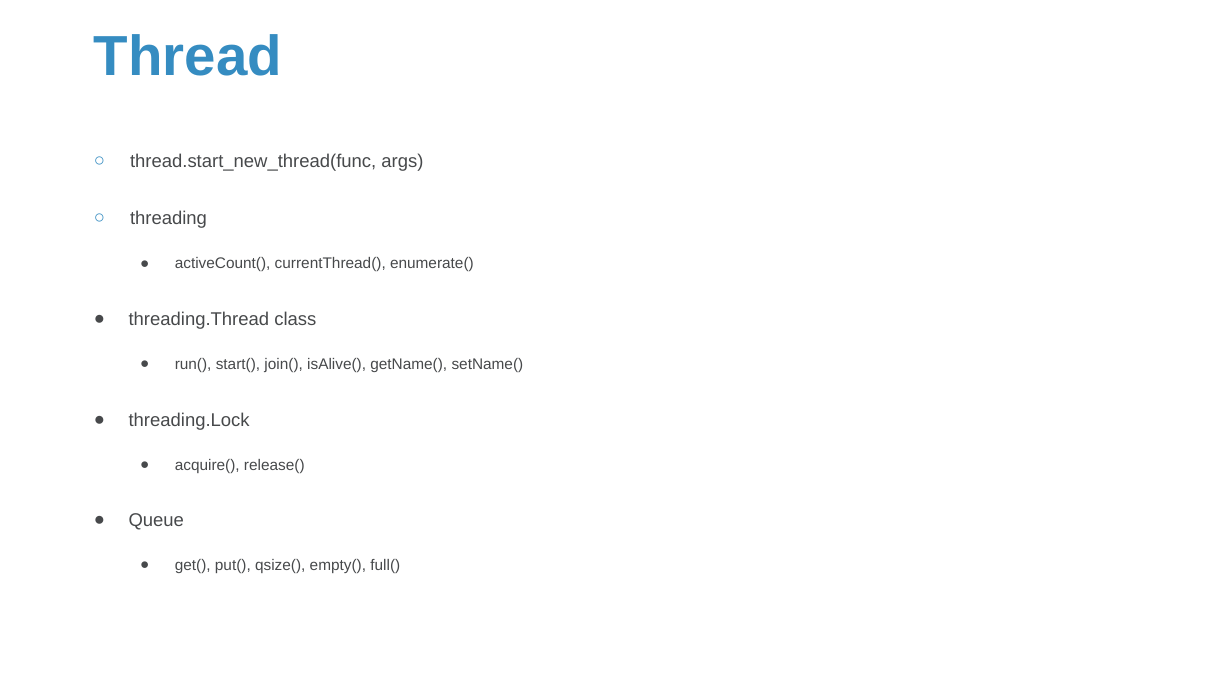
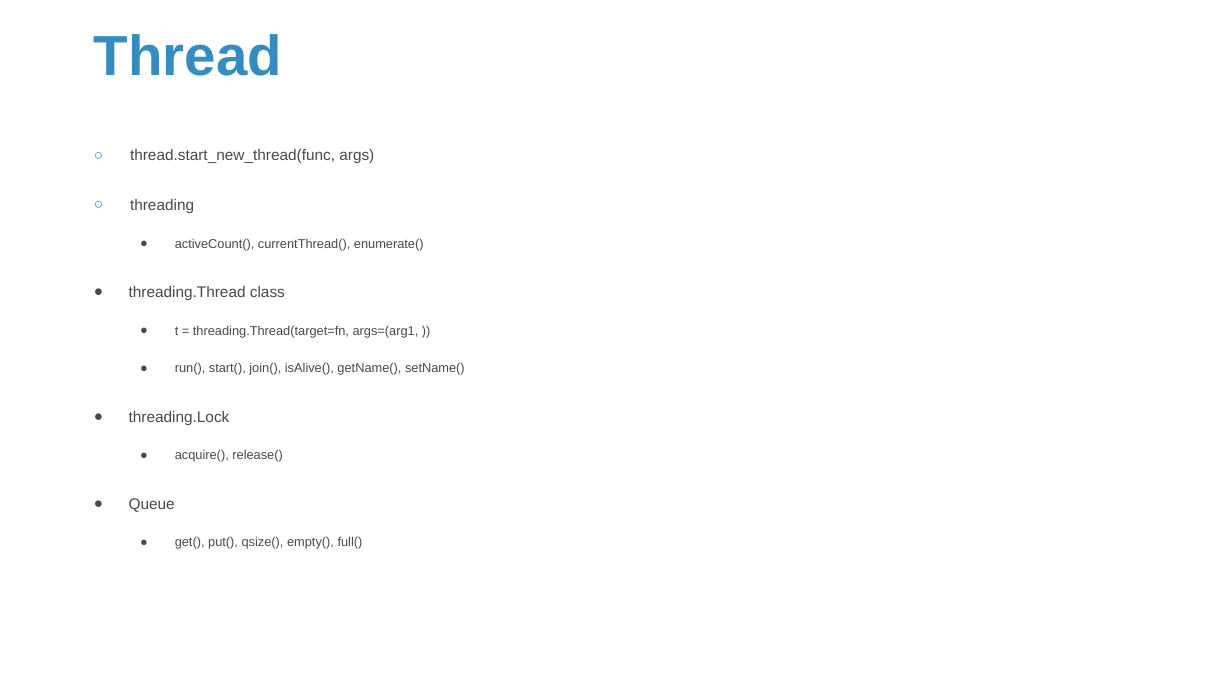
Before and after one commit to Sparks-Lu/TechNotes, a slide deck: slide 17 of Python/Python-Notes.pptx. Drawn at 1232x693 pixels with LibreOffice and Linux fonts; fonts in the diff are those of the drawing; background and template pictures are left out. Boxes give left, top, right and bottom in pixels: in the first picture for what was removed or moved away, otherwise in the second. Text is boxed around its words. In the diff, an @@ line names an element or a change of style, - is before the commit and + after.

```diff
--- a/Python/Python-Notes.pptx
+++ b/Python/Python-Notes.pptx
@@ text at [129, 149, 465, 549]: size 14.4 to 12 pt in "thread.start_new_thread(func, args)", "threading", "threading.Thread class", "threading.Lock" and 1 more places; size 12 to 10 pt in "activeCount(), currentThread(), enumerate()", "run(), start(), join(), isAlive(), getName(), setName()", "acquire(), release()", "get(), put(), qsize(), empty(), full()" @@
@@ text at [175, 325, 419, 338]: paragraph added @@
+  ● t = threading.Thread(target=fn, args=(arg1, ))
```
Also in this commit, not shown: 13 other slides changed, 12 slides added, 23 other files.
